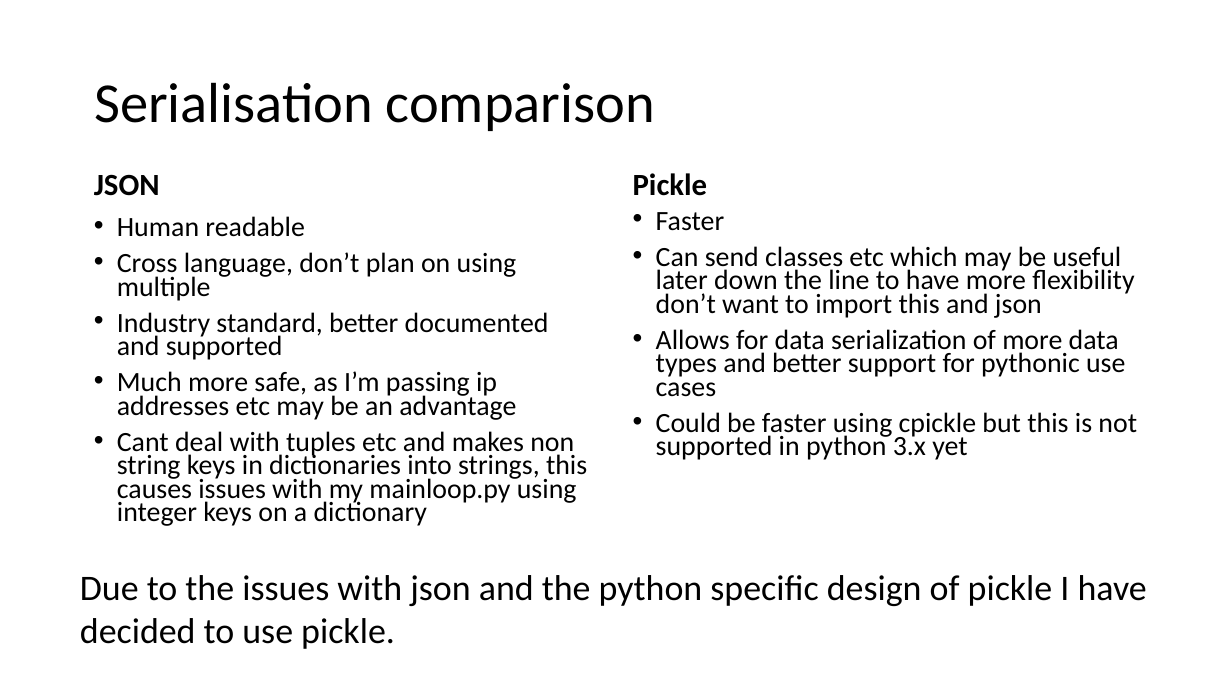
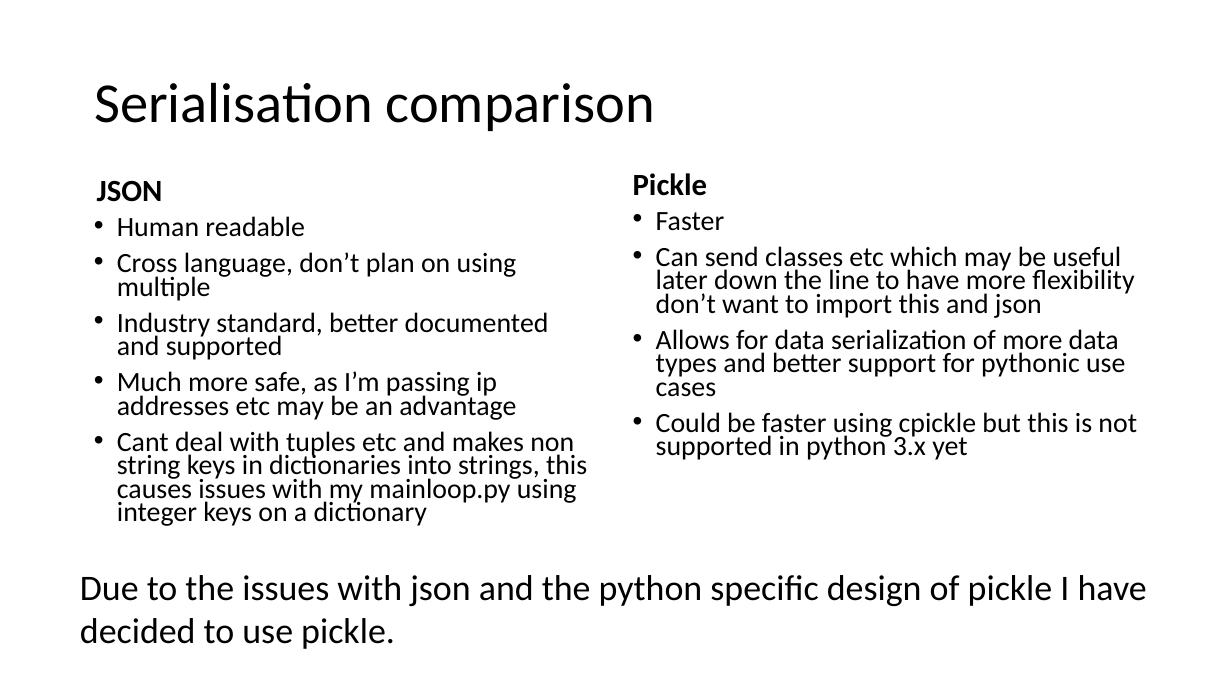
Before and after one commit to curtben1/actualCoursework, a slide deck: slide 24 of other/dev log.pptx. Drawn at 1232x693 pixels with LibreOffice and Linux fonts; fonts in the diff are those of the drawing. Boxes give left, top, right and bottom in pixels: in the first picture for what was removed or moved away, otherwise in the second. Text is boxed around its words. In the diff, an @@ line names an element or a change of style, - is before the commit and + after.

```diff
--- a/other/dev log.pptx
+++ b/other/dev log.pptx
@@ text "JSON": place and size @@
-text "JSON" at box(94, 174, 160, 196)
+text "JSON" at box(97, 180, 163, 202)
```
Also in this commit, not shown: 1 other slide changed, 1 other file.
